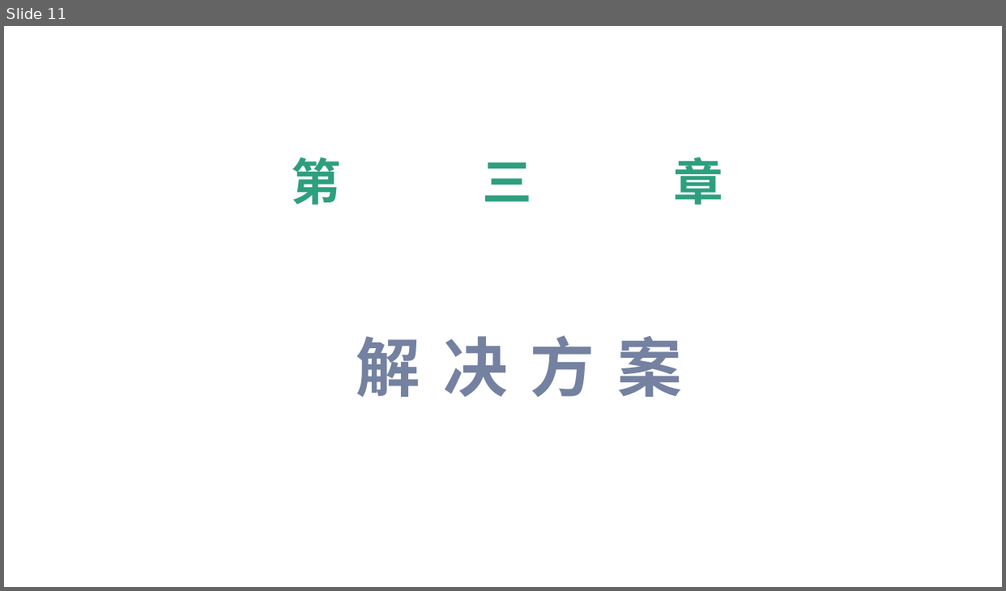
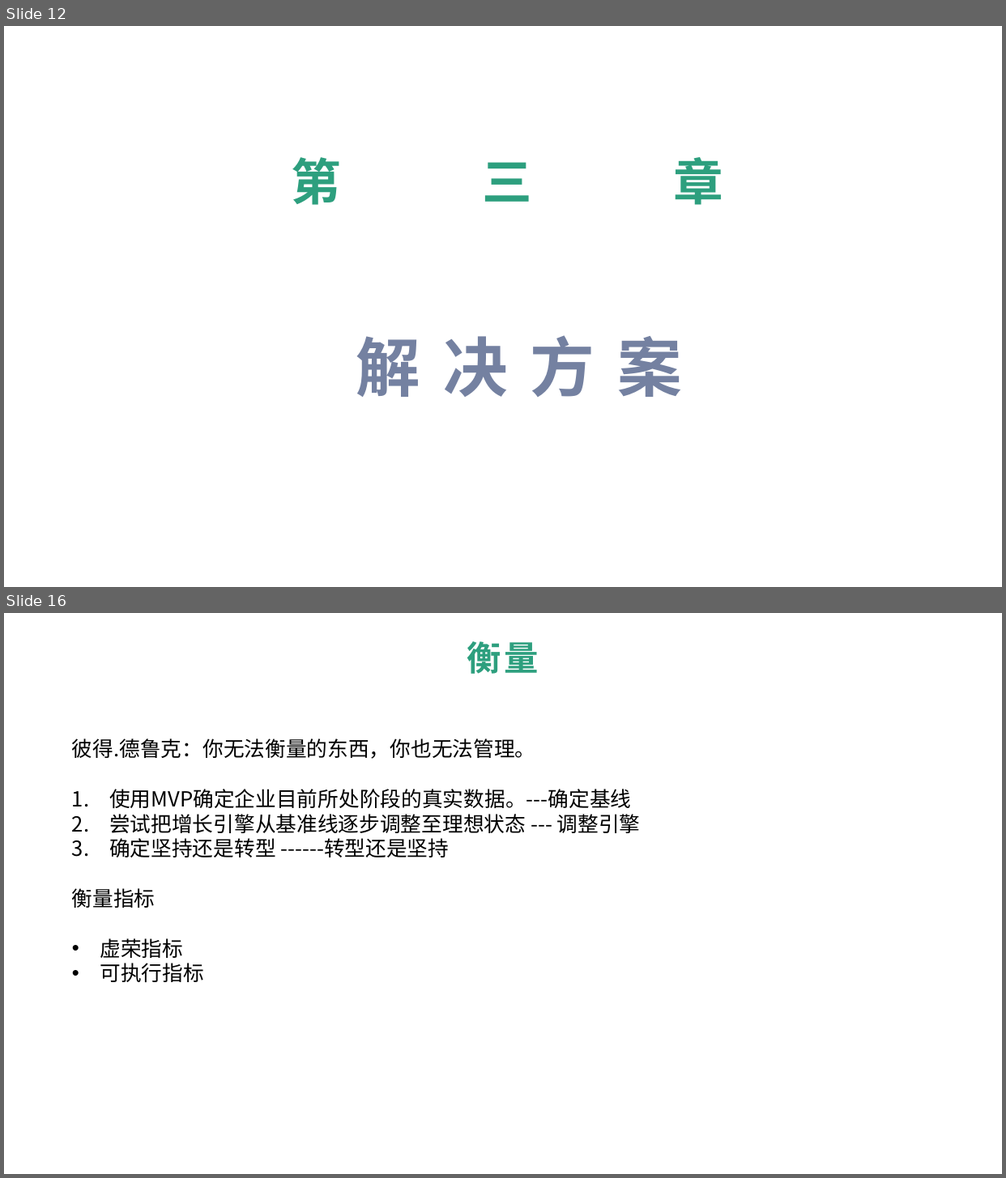
Before and after one commit to tigerlw/product-design, a slide deck: Lean_agile.pptx. Shown one above the other, each under a label of ours: slide 11 before the commit, slides 12 and 16 after it; the slides between them are not shown. The pictures are 1006x591 and 1006x1178 pixels, drawn with LibreOffice and Linux fonts; fonts in the diff are those of the drawing; background and template pictures are left out. Boxes give left, top, right and bottom in pixels: in the first picture for what was removed or moved away, otherwise in the second. Text is boxed around its words. In the diff, an @@ line names an element or a change of style, - is before the commit and + after.

```diff
--- a/Lean_agile.pptx
+++ b/Lean_agile.pptx
@@ slide 16 added at box(4, 613, 1002, 1174), background picture (left out) @@
@@ text added at box(467, 641, 539, 674), 33 pt, text #2D9F7E, bold @@
+衡量
@@ text added at box(72, 739, 641, 982), 20 pt, text #000000 @@
+彼得.德鲁克：你无法衡量的东西，你也无法管理。
+1. 使用MVP确定企业目前所处阶段的真实数据。---确定基线
+2. 尝试把增长引擎从基准线逐步调整至理想状态 --- 调整引擎
+3. 确定坚持还是转型 ------转型还是坚持
+衡量指标
+• 虚荣指标
+• 可执行指标
@@ what was slide 11 is now slide 12 @@
```
Also in this commit, not shown: 17 other slides added, 21 slides removed, 1 other file.
